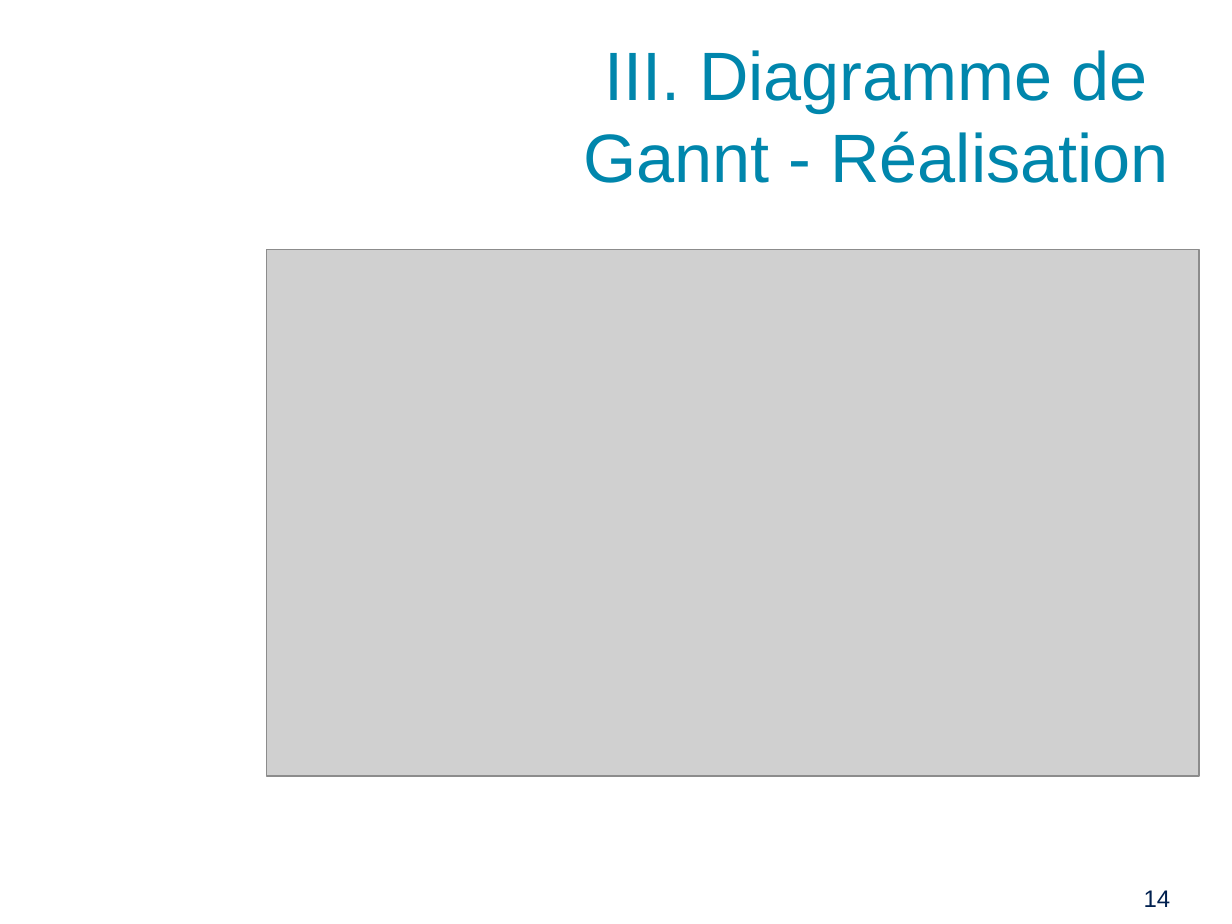
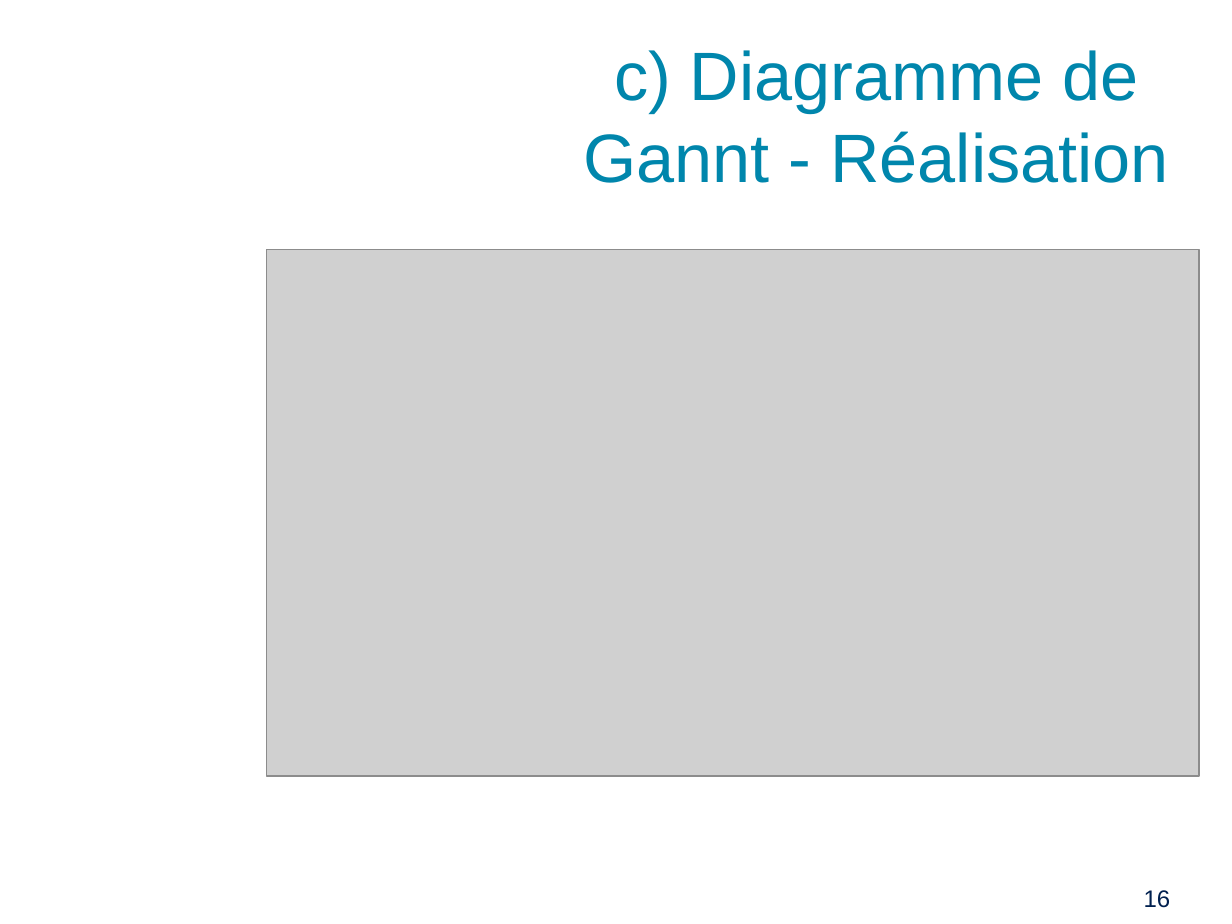
Before and after one commit to PinaudLucas/Projet, a slide deck: slide 16 of Lucas/Revue_1.odp (slide 14 before the commit). Drawn at 1232x924 pixels with LibreOffice and Linux fonts; fonts in the diff are those of the drawing; grey boxes stand for pictures; background and template pictures are left out. Boxes give left, top, right and bottom in pixels: in the first picture for what was removed or moved away, otherwise in the second. Text is boxed around its words. In the diff, an @@ line names an element or a change of style, - is before the commit and + after.

```diff
--- a/Lucas/Revue_1.odp
+++ b/Lucas/Revue_1.odp
@@ title at [584,50,1169,183]: text changed @@
-III. Diagramme de Gannt - Réalisation
+c) Diagramme de Gannt - Réalisation
@@ page number at [1144,890,1171,908]: text changed @@
-14
+16
```
Also in this commit, not shown: 8 other slides changed, 2 slides added, 1 other file.
